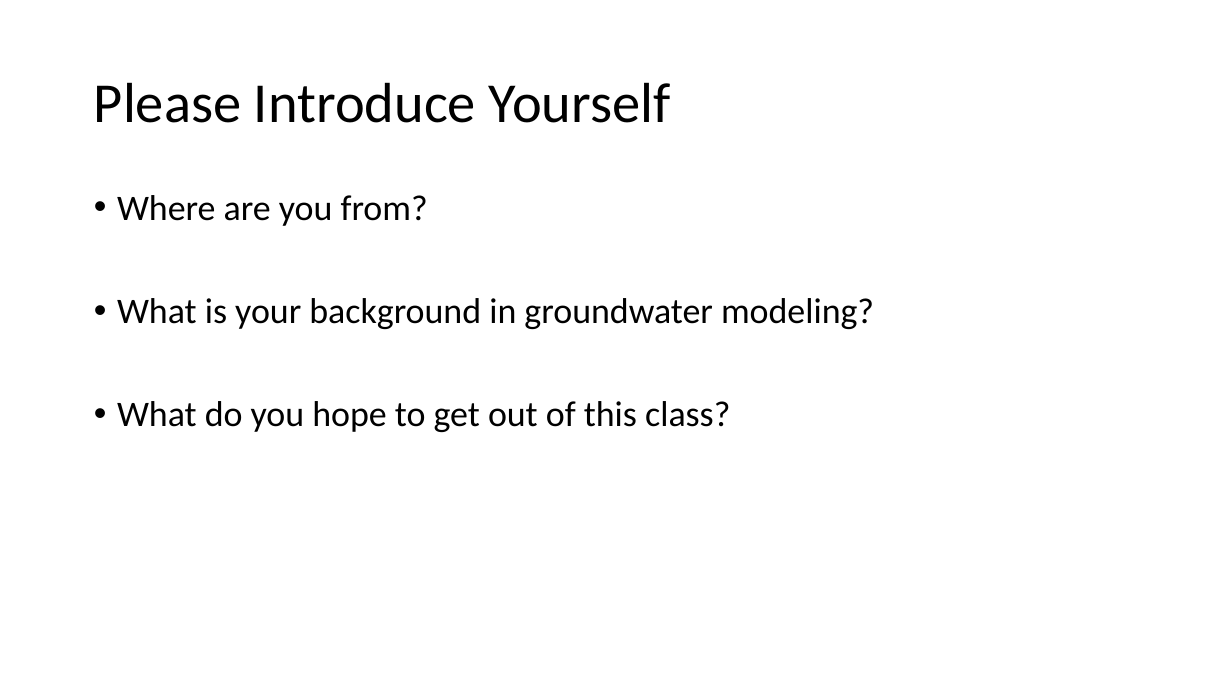
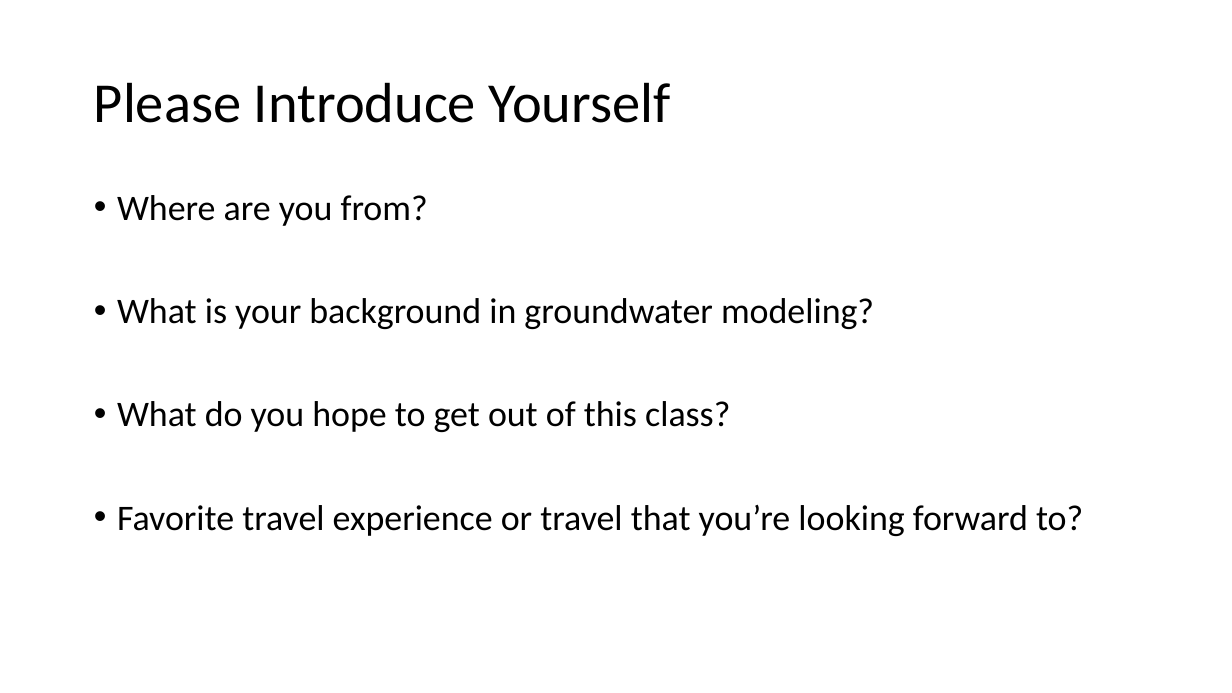
Before and after one commit to jlarsen-usgs/CWEMF-modflow-flopy-2026, a slide deck: slide 4 of Lectures/Day1_0Introductions.pptx. Drawn at 1232x693 pixels with LibreOffice and Linux fonts; fonts in the diff are those of the drawing. Boxes give left, top, right and bottom in pixels: in the first picture for what was removed or moved away, otherwise in the second. Text is boxed around its words. In the diff, an @@ line names an element or a change of style, - is before the commit and + after.

```diff
--- a/Lectures/Day1_0Introductions.pptx
+++ b/Lectures/Day1_0Introductions.pptx
@@ text at bbox=[117, 504, 1083, 536]: paragraph added @@
+• Favorite travel experience or travel that you’re looking forward to?
```
Also in this commit, not shown: 4 other files.
